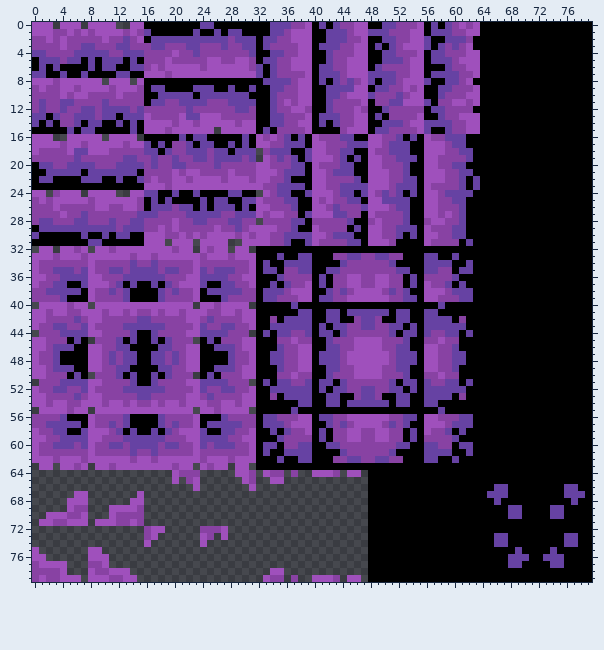
Pixel-art file: graphics/.aseprite/tileset-forest-rocks.aseprite. Above: the version before the commit.
80x80 pixels, 1 frame.
The result:
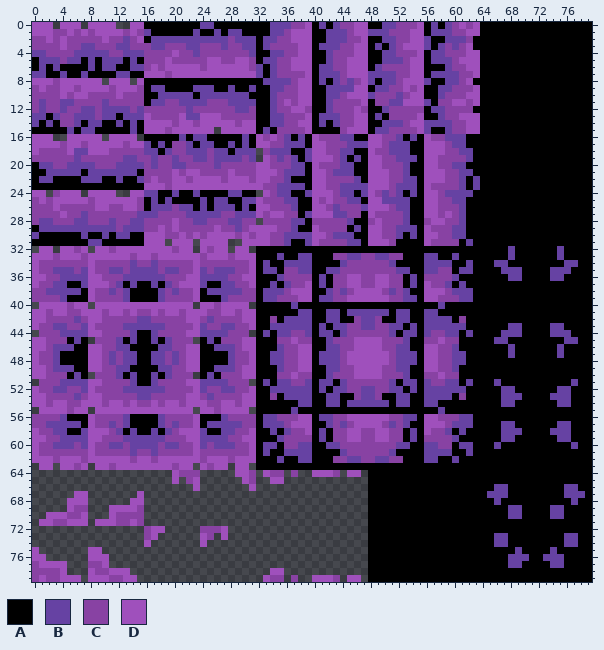
Palette (. is transparent): A #000000  B #6642a3  C #8842a3  D #9f50bc
Changes in this commit:
Changed rows in their new state; - is an unchanged pixel.
first column x 66:
32 --B------B--
33 --B------B--
34 BB--------BB
35 -BBB----BBB-
36 --BB----BB--
first column x 66:
43 --BB----BB--
44 -BBB----BBB-
45 BB--------BB
46 --B------B--
47 --B------B--
first column x 66:
51 B----------B
52 -BB------BB-
53 -BBB----BBB-
54 -BB------BB-
57 -BB------BB-
58 -BBB----BBB-
59 -BB------BB-
60 B----------B
